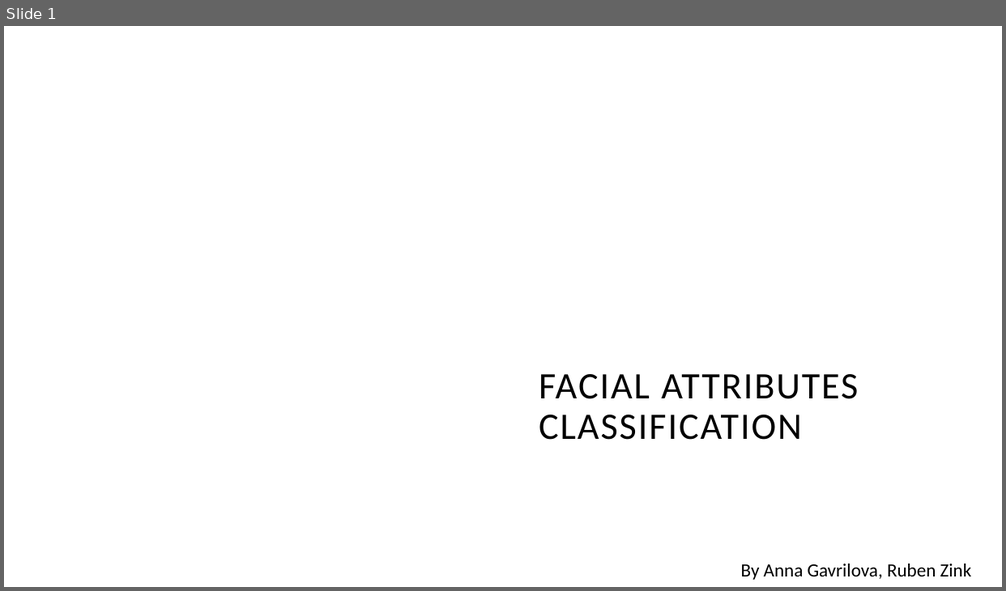
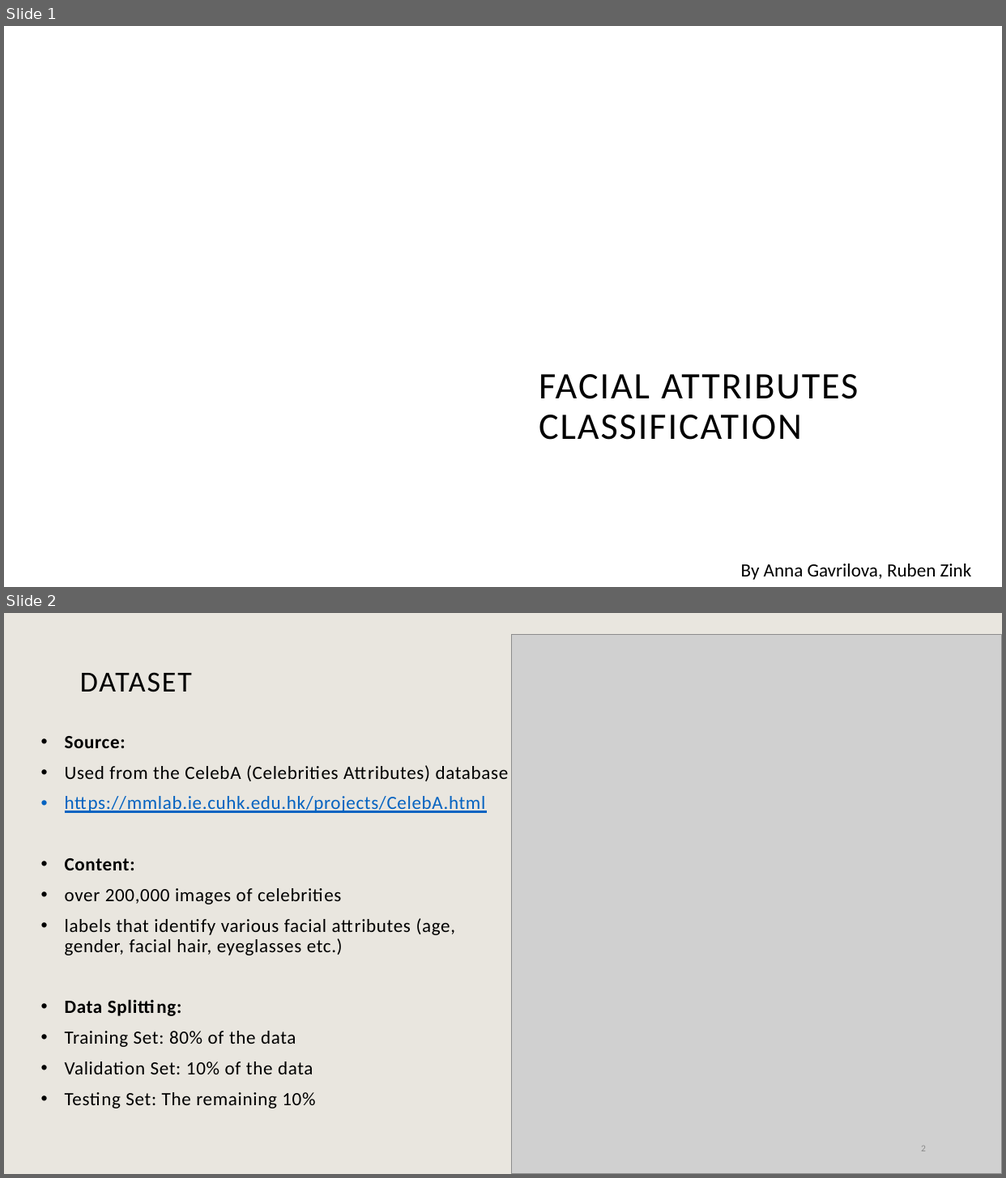
Before and after one commit to 176567/DeepLearningProject, a slide deck: FACIALATTRIBUTES-DL.pptx. Shown one above the other, each under a label of ours: slide 1 before the commit, slides 1 and 2 after it. The pictures are 1006x591 and 1006x1178 pixels, drawn with LibreOffice and Linux fonts; fonts in the diff are those of the drawing; grey boxes stand for pictures; background and template pictures are left out. Boxes give left, top, right and bottom in pixels: in the first picture for what was removed or moved away, otherwise in the second. Text is boxed around its words. In the diff, an @@ line names an element or a change of style, - is before the commit and + after.

```diff
--- a/FACIALATTRIBUTES-DL.pptx
+++ b/FACIALATTRIBUTES-DL.pptx
@@ slide 2 added at [4,613,1002,1174], background #E9E6DF @@
@@ picture added at [512,635,1002,1174] @@
@@ title added at [80,672,192,692], 28 pt, text #000000 @@
+DATASET
@@ text added at [65,736,509,1109], 18 pt, text #000000 @@
+• Source:
+• Used from the CelebA (Celebrities Attributes) database
+• https://mmlab.ie.cuhk.edu.hk/projects/CelebA.html
+• Content:
+• over 200,000 images of celebrities
+• labels that identify various facial attributes (age, gender, facial hair, eyeglasses etc.)
+• Data Splitting:
+• Training Set: 80% of the data
+• Validation Set: 10% of the data
+• Testing Set: The remaining 10%
@@ page number added at [921,1146,926,1152], 9 pt, text #8C8C8C @@
+2
```
Also in this commit, not shown: 1 slide changed, 5 other slides added, 1 slide removed.
